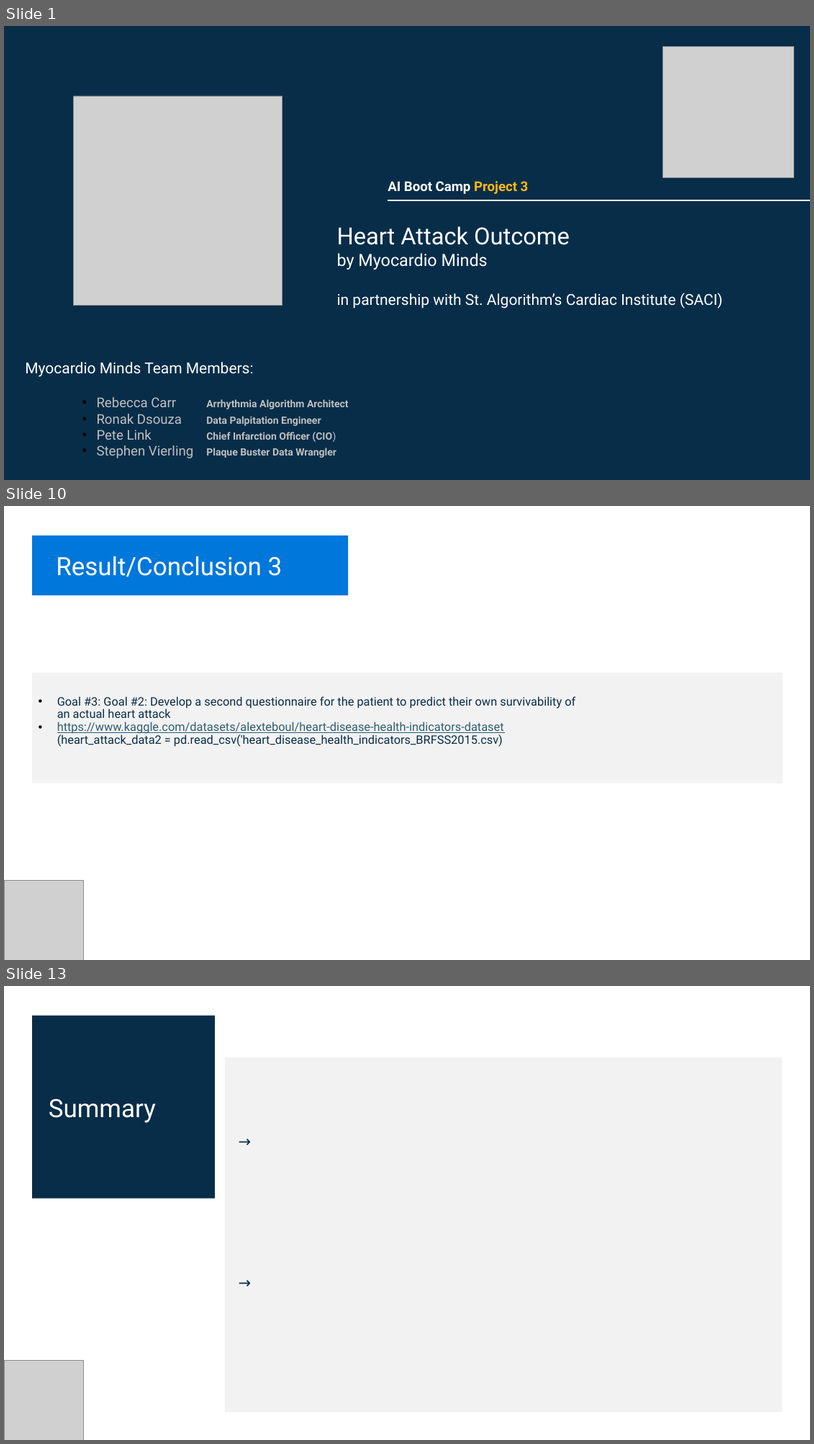
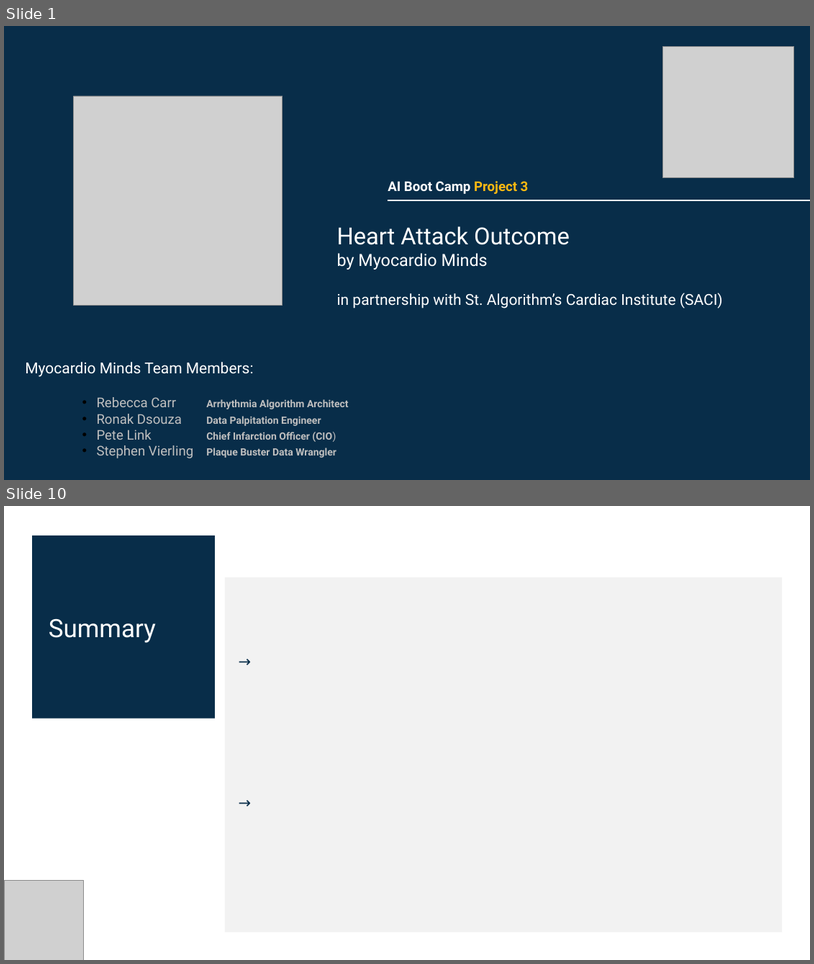
Before and after one commit to Pete1001/heart_attack_outcome, a slide deck: heart_attack_outcome.v1.2.pptx. Shown one above the other, each under a label of ours: slides 1, 10 and 13 before the commit, slides 1 and 10 after it; the slides between them are not shown. The pictures are 814x1444 and 814x964 pixels, drawn with LibreOffice and Linux fonts; fonts in the diff are those of the drawing; grey boxes stand for pictures. Boxes give left, top, right and bottom in pixels: in the first picture for what was removed or moved away, otherwise in the second. Text is boxed around its words. In the diff, an @@ line names an element or a change of style, - is before the commit and + after.

```diff
--- a/heart_attack_outcome.v1.2.pptx
+++ b/heart_attack_outcome.v1.2.pptx
@@ slide 10 removed at [4, 506, 810, 960], background #FFFFFF @@
@@ rectangle removed at [32, 536, 349, 595] @@
@@ text removed at [56, 556, 283, 577] @@
-Result/Conclusion 3
@@ rectangle removed at [32, 673, 784, 783] @@
@@ text removed at [57, 696, 576, 746] @@
-              • Goal #3: Goal #2: Develop a second questionnaire for the patient to predict their own survivability of an actual heart attack
-              • https://www.kaggle.com/datasets/alexteboul/heart-disease-health-indicators-dataset (heart_attack_data2 = pd.read_csv('heart_disease_health_indicators_BRFSS2015.csv)
@@ picture removed at [4, 880, 83, 960] @@
@@ what was slide 13 is now slide 10 @@
```
Also in this commit, not shown: 8 slides changed, 1 slide added, 3 other slides removed, 2 other files.
